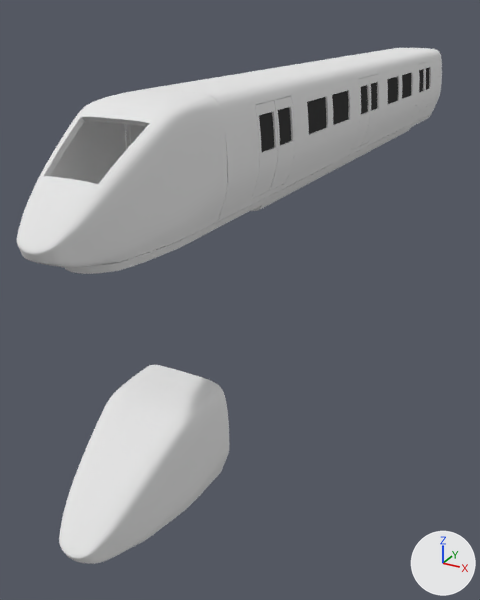
A saved change to the Blender file assets/trains/intercity/cab/cab.blend.
Both versions are drawn from a 50 mm lens placed at (8.6, -22.0, 4.5), pointed at (-1.3, -4.0, -4.6). Lighting does not change. The marker at lower right points along +X, +Y and +Z.

In view in the first picture: 'body', 'body.001', 'body.002', 'body.003', 'left side door 1', 'left side door 2', 'left side door 3', 'left side door 4'.
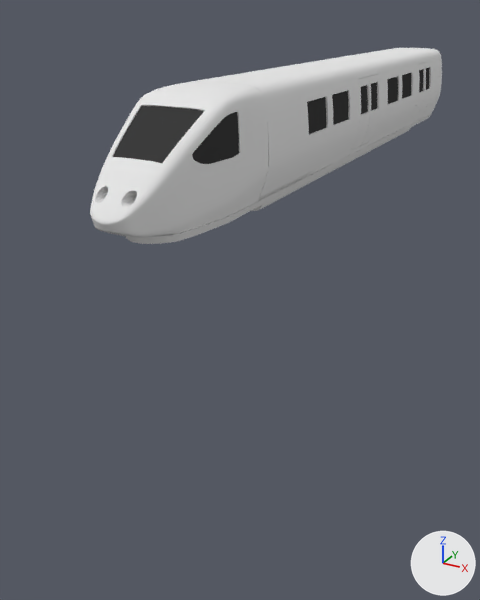
The edits, one by one:
me_body_000 is used by ob_body_001; location (0.0, 0.0, 1.3).
me_body_000 had 1217 vertices, 1152 faces and spanned x 0.0..1.37, y -14.12..-9.5, z -1.3..1.5.
me_body_000 now has 1321 vertices, 1219 faces and spans x 0.0..1.37, y -14.12..-9.5, z -1.3..1.5.
me_body_000 part 1: a new loose piece of 48 vertices spanning x 0.0..0.85, y -12.9..-11.5, z 0.23..1.15, in mat_window (black #3d3d3d).
me_body_000 part 2: a new loose piece of 45 vertices spanning x 0.97..1.25, y -12.32..-10.75, z 0.07..1.06, in mat_window (black #3d3d3d).
Part 3, on me_body_000:
17 vertices are removed from x 1.06..1.26, y -12.02..-10.92, z 0.06..0.93.
32 faces are deleted.
6 vertices move from x 1.07..1.26, y -12.01..-10.92, z 0.12..0.41 to x 1.05..1.26, y -12.09..-10.92, z 0.07..0.14.
8 vertices are added at x 0.92..1.25, y -12.26..-11.06, z 0.08..0.23.
20 new vertices lie (-0.1, 0.0, 0.0) away from vertices in x 1.0..1.28, y -12.32..-10.75, z 0.12..1.06.
32 new faces join them, mat_body (white #e7e7e7).
me_body_000 now uses material mat_window (black #3d3d3d).
me_body_005 is used by ob_body; location (0.0, 0.0, 1.3).
me_body_005 had 946 vertices, 831 faces, 17 loose edges and spanned x 0.0..1.4, y -13.2..10.0, z -1.8..1.5.
me_body_005 now has 858 vertices, 759 faces, 6 loose edges and spans x 0.0..1.4, y -11.2..10.0, z -1.8..1.5.
me_body_005 part 4: the loose piece of 128 vertices spanning x 0.0..1.1, y -13.2..-9.5, z -1.5..-1.3 is moved by (0.0, 2.0, 0.0).
Part 5, on me_body_005:
125 vertices are removed from x 0.0..1.4, y -9.5..0.0, z -1.3..1.5.
120 faces are deleted.
13 loose edges are deleted.
20 vertices in x 0.0..1.4, y -6.0, z -1.3..1.5 move by (0.0, -1.5, 0.0).
8 vertices in x 1.0..1.1, y -9.5, z -1.5..-1.3 move by (0.0, 2.0, 0.0).
2 vertices move from x 0.0, y -6.0, z -1.1..1.3 to x 0.0, y -6.1, z -1.1..1.3.
24 vertices are added at x 0.0..1.3, y -7.5, z -1.2..1.4.
13 new vertices lie (0.0, -1.0, 0.0) away from vertices in x 0.7..1.3, y -5.1, z -1.1..1.2.
2 loose edges are added.
48 new faces join them.
Object 'body.003' (ob_body_003) is deleted.
Object 'body.001' (ob_body_001) moves from (0.0, 0.0, 1.3) to (0.0, 2.0, 1.3).
Object 'left side door 2' (ob_left_side_door_2) is deleted.
Object 'left side door 1' (ob_left_side_door_1) is deleted.

Location of each change, (x1, y1, x2, y2) in pixels of the pictures (480 x 600 px; the box of a moved part takes in the faces that stretch with it):
'body.001', reshaped, moved (15% narrower, 13% shorter)
    before: (17, 90, 227, 268)
    after: (90, 82, 268, 237)
'body', reshaped (16% narrower, 13% shorter)
    before: (64, 48, 442, 274)
    after: (125, 48, 442, 244)
'body.003', deleted
    before: (59, 365, 229, 564)
'left side door 1', deleted
    before: (251, 100, 278, 200)
'left side door 2', deleted
    before: (269, 96, 295, 191)
part 1 of me_body_000, added (black)
    after: (113, 106, 204, 163)
part 2 of me_body_000, added (black)
    after: (192, 112, 239, 164)
part 3 of me_body_000, moved or reshaped
    before: (51, 121, 193, 209)
    after: (184, 112, 240, 186)
part 4 of me_body_005, moved or reshaped
    before: (64, 222, 217, 274)
    after: (125, 202, 257, 244)
part 5 of me_body_005, cut back
    before: (126, 60, 415, 230)
    after: (191, 60, 415, 209)
